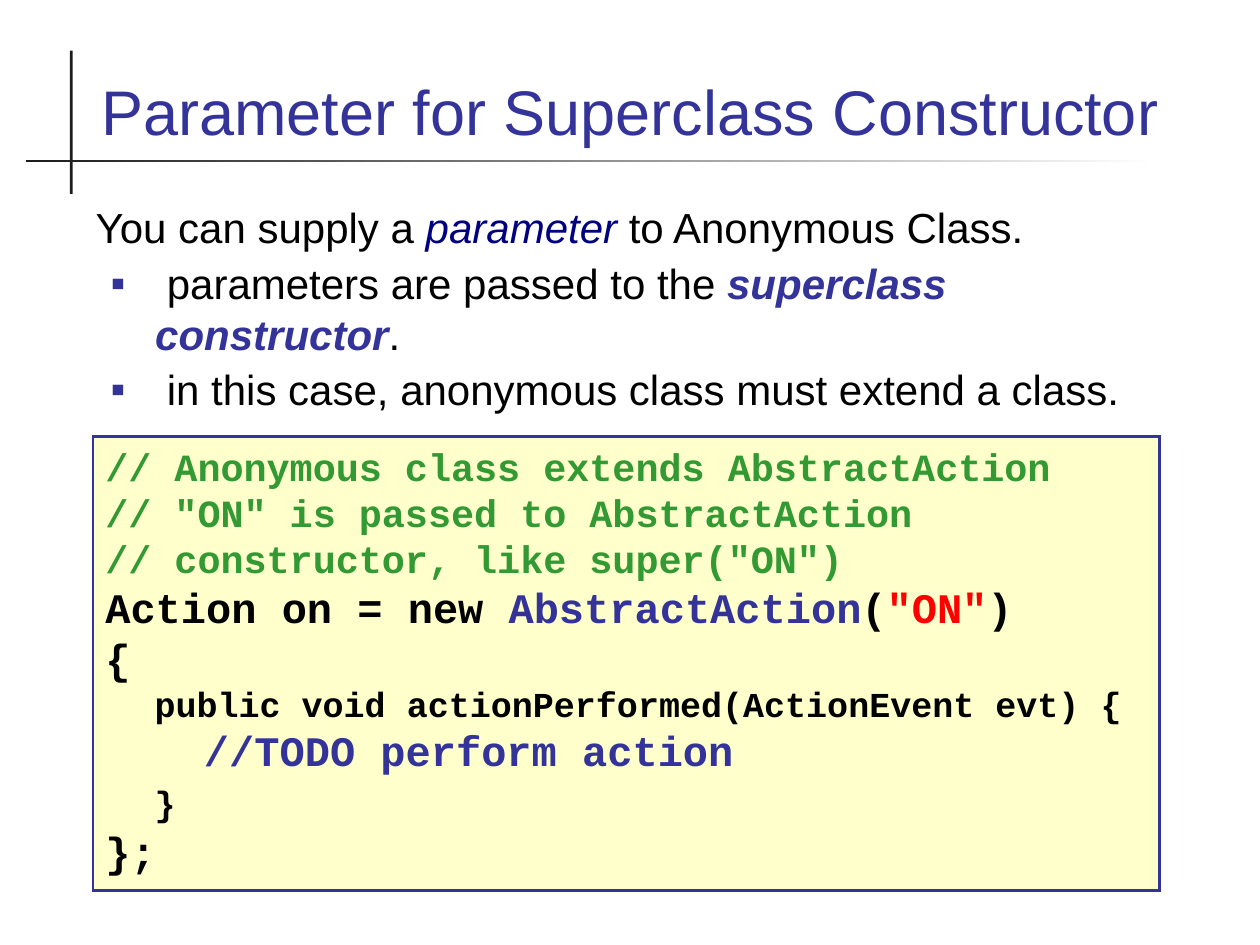
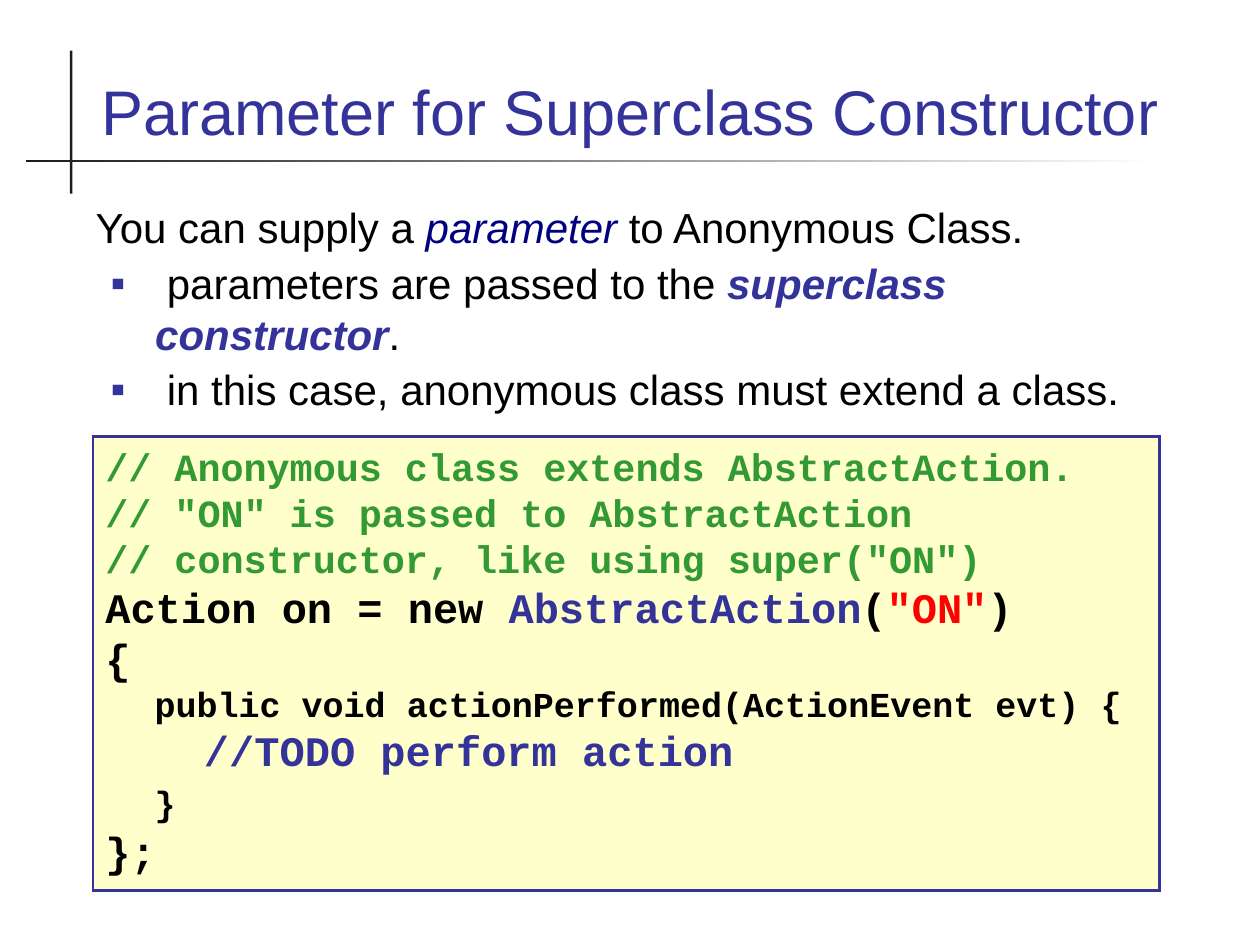
Before and after one commit to skeoop/skeoop.github.io, a slide deck: slide 9 of week7/Anonymous-Class.ppt. Drawn at 1260x945 pixels with LibreOffice and Linux fonts; fonts in the diff are those of the drawing. Boxes give left, top, right and bottom in pixels: in the first picture for what was removed or moved away, otherwise in the second. Text is boxed around its words. In the diff, an @@ line names an element or a change of style, - is before the commit and + after.

Commit message:
improve anonymous class explanation

```diff
--- a/week7/Anonymous-Class.ppt
+++ b/week7/Anonymous-Class.ppt
@@ text in rectangle at bbox=[174, 454, 1074, 489]: text changed @@
-// Anonymous class extends AbstractAction
+// Anonymous class extends AbstractAction.
@@ text in rectangle at bbox=[174, 546, 982, 581]: text changed @@
-// constructor, like super("ON")
+// constructor, like using super("ON")
```
Also in this commit, not shown: 6 other slides changed, 1 other file.
